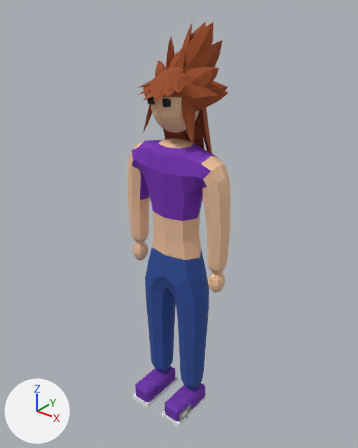
The glTF model public/models/roxy.glb, before and after one commit.
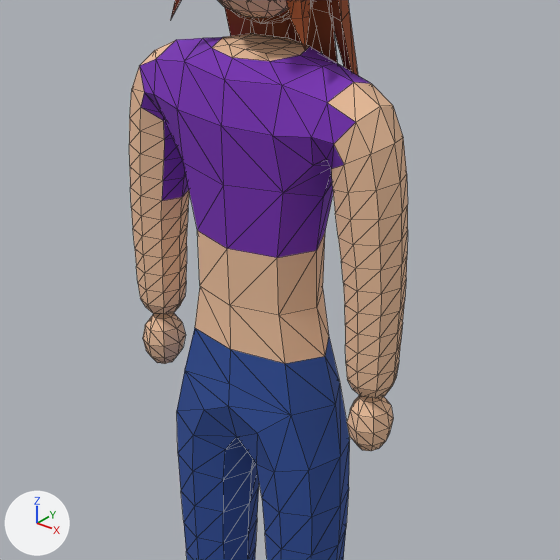
There are two pictures of each version: one whole from a 50 mm camera at (1.386, -1.712, 2.15) aimed at (-0.024, 0.051, 1.057), one close up on the part from 22% to 80% of the width and 28% to 74% of the height. The lights are fixed; the arrows at lower left show +X, +Y and +Z. The older version's two pictures come first. The close-ups show mesh edges as thin lines. Vertices at exactly the same position are counted once.

Objects in the first close-up: 'Roxy'.
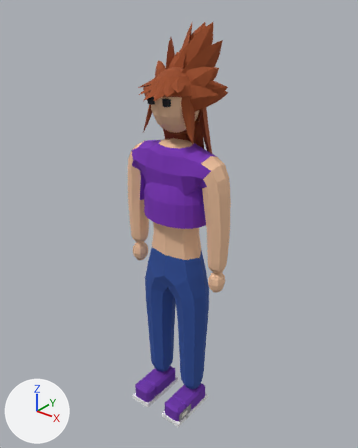
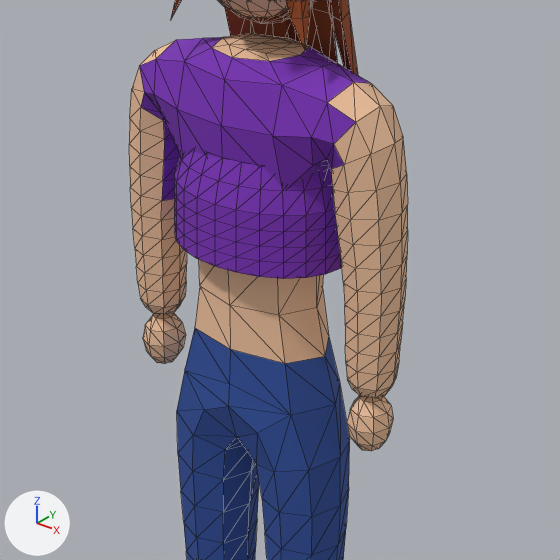
Location of each change, (x1, y1, x2, y2) in pixels of the close-ups (560 x 560 px):
part 1 of me_roxy, added (purple)
    after: (174, 152, 342, 279)

Patch to the scene script:
```diff
--- a/public/models/roxy.glb.py
+++ b/public/models/roxy.glb.py
@@ me_roxy @@
 # used by ob_roxy; location = (0.0, 0.0, 0.0)
-me_roxy.from_pydata(...)  # 1474 vertices, 2703 faces; spans x -0.3..0.3, y -0.2..0.26, z -0.02..2.0
+me_roxy.from_pydata(...)  # 1810 vertices, 3375 faces; spans x -0.3..0.3, y -0.2..0.26, z -0.02..2.0
+# me_roxy part 1: a new loose piece of 336 vertices spanning x -0.18..0.18, y -0.13..0.13, z 1.13..1.32, in mat_top (purple #7a2fb8)
 me_roxy.materials.append(mat_skin)
```
